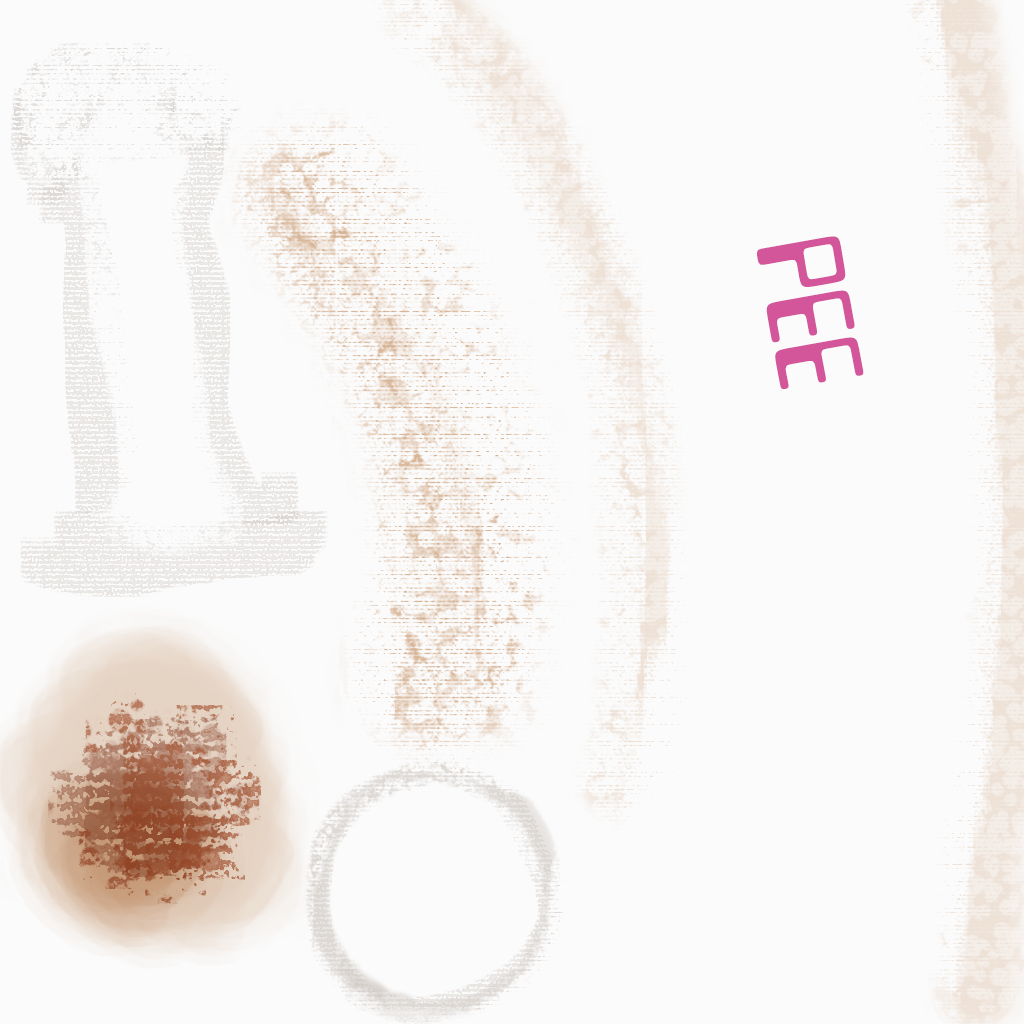
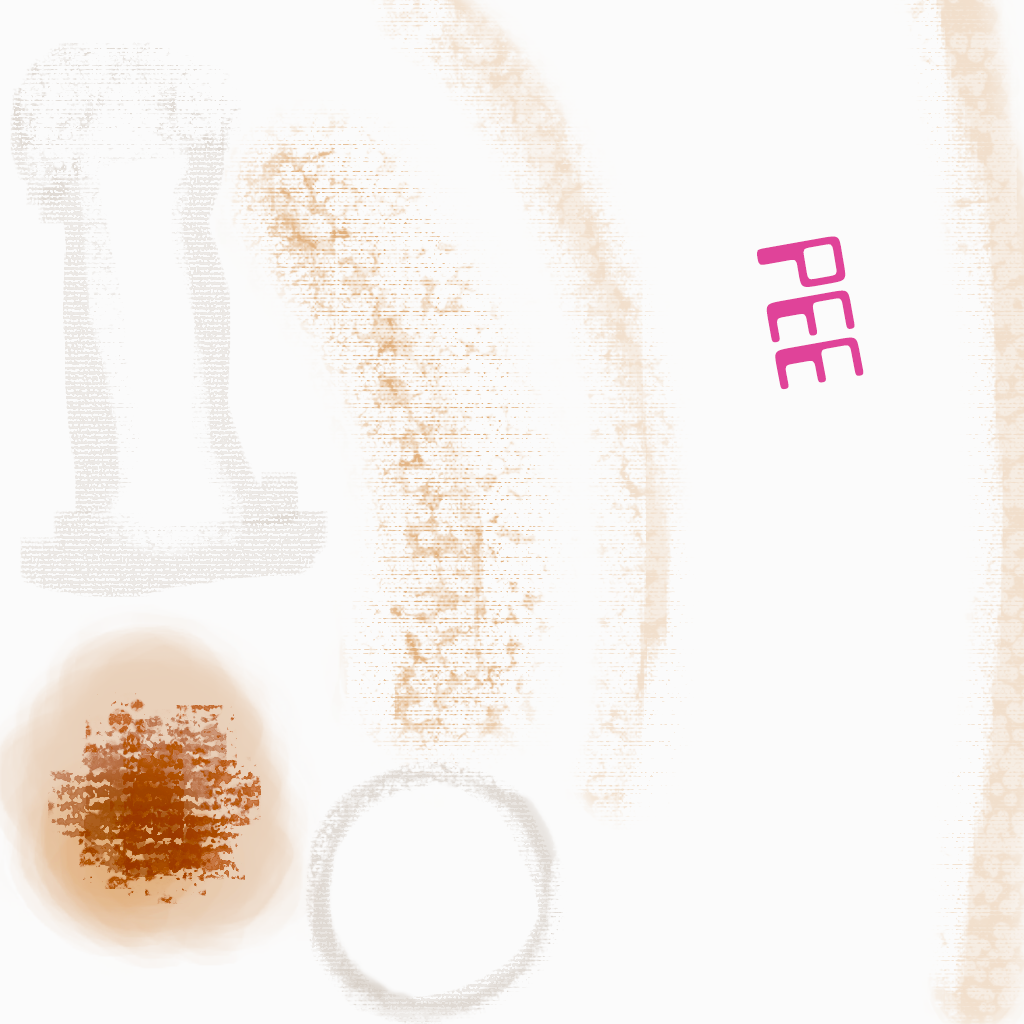
Layer changes from the first 1024 x 1024 image to the second:
painted on "pee" over box(757, 236, 864, 389)
removed layer "Layer 4" (was multiply) from group "Group 1" over box(10, 0, 1024, 1024)
removed layer "Layer 2" from group "Group 1" over box(48, 692, 261, 904)
painted on "Layer 3" over box(0, 0, 1024, 1024)
